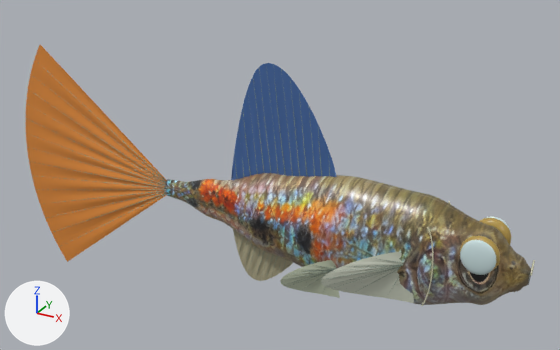
The glTF model assets/species/guppy-desktop.glb, before and after one commit.
One viewpoint serves both versions: a camera (50 mm lens) standing at (0.348, -0.612, 0.35) and looking at (-0.003, 0.028, 0.03). Every picture has the same lights, and +X, +Y and +Z are marked at lower left. The older version comes first. Vertices at exactly the same position are counted once.

The first picture shows 'anal', 'dorsal', 'dorsal-ray', 'eye-cornea--1', 'eye-iris--1', 'pectoral-right', 'pelvic-right', 'skin', 'tail' and 1 more.
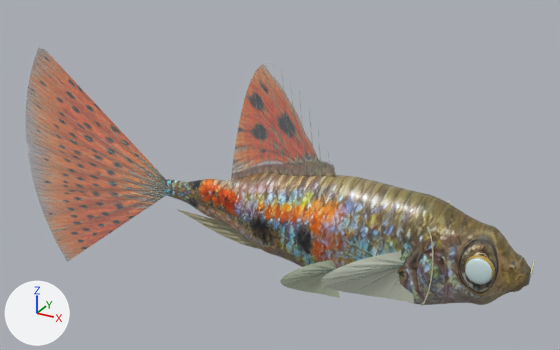
Edits to the bpy script that builds the scene:
```text
Add mat_fin_dorsal_002:
    mat_fin_dorsal_002 = principled_material('fin:dorsal.002')
    mat_fin_dorsal_002.texture = img_guppy_fin_dorsal  # with its transparency
    mat_fin_dorsal_002.roughness = 0.4
    mat_fin_dorsal_002.coat_weight = 0.18
    mat_fin_dorsal_002.coat_roughness = 0.24
Change me_dorsal:
    remove me_dorsal.from_pydata(...)  # 437 vertices, 790 faces; spans x -0.0454..0.0737, y -0.0011..0.0011, z 0.024..0.1551
    add me_dorsal.from_pydata(...)  # 431 vertices, 780 faces; spans x -0.0454..0.0737, y -0.0011..0.0011, z 0.024..0.1551
    me_dorsal part 1: 770 faces spanning x -0.0434..0.0737, y -0.0011..0.0011, z 0.025..0.1551 switch from mat_fin_dorsal (blue #4267a1) to mat_fin_dorsal_002 (picture img_guppy_fin_dorsal)
    edits to the shape of me_dorsal do not show in these pictures
Change me_anal:
    remove me_anal.from_pydata(...)  # 437 vertices, 790 faces; spans x -0.0454..0.0314, y -0.0011..0.0011, z -0.0841..-0.024
    add me_anal.from_pydata(...)  # 441 vertices, 790 faces; spans x -0.1174..0.0314, y -0.0011..0.0011, z -0.0456..-0.024
    me_anal part 2: 396 vertices removed from x -0.0454..0.0294, y -0.0011..0.0011, z -0.0841..-0.024; 400 vertices added at x -0.1174..0.0293, y -0.0011..0.0011, z -0.0456..-0.024
Change me_tail:
    where me_tail.from_pydata(...)  # 583 vertices, 1040 faces; spans x -0.33..-0.126, y -0.003..0.001, z -0.138..0.138
    remove me_tail.materials.append(mat_fin_caudal)  # orange #e18b37
    me_tail part 3: texture (UV) coordinates of 1040 of 1040 faces, centred in x -0.323..-0.131, y -0.003..0.001, z -0.132..0.13, changed; they spanned u 0.0..1.0, v 0.0..1.0 and now span u 0.0..1.0, v 0.0..1.0
    add me_tail.materials.append(mat_fin_caudal_002)  # picture img_guppy_fin_caudal
Change me_eye_iris__1:
    remove me_eye_iris__1.from_pydata(...)  # 532 vertices, 1056 faces; spans x 0.2003..0.2351, y -0.0266..0.0266, z 0.0031..0.0379
    add me_eye_iris__1.from_pydata(...)  # 532 vertices, 1056 faces; spans x 0.2066..0.2327, y -0.0273..0.0273, z -0.005..0.0211
    me_eye_iris__1 part 4: the loose piece of 266 vertices spanning x 0.2003..0.2351, y 0.0119..0.0266, z 0.0031..0.0379 is scaled about its middle by 0.748, then moved by (0.002, 0.0026, -0.0125)
    me_eye_iris__1 part 5: the loose piece of 266 vertices spanning x 0.2003..0.2351, y -0.0266..-0.0119, z 0.0031..0.0379 is scaled about its middle by 0.748, then moved by (0.002, -0.0026, -0.0125)
Change me_eye_cornea__1:
    remove me_eye_cornea__1.from_pydata(...)  # 532 vertices, 1056 faces; spans x 0.202..0.2333, y -0.029..0.029, z 0.004..0.0371
    add me_eye_cornea__1.from_pydata(...)  # 532 vertices, 1056 faces; spans x 0.208..0.2314, y -0.0291..0.0291, z -0.0043..0.0204
    me_eye_cornea__1 part 6: the loose piece of 266 vertices spanning x 0.202..0.2333, y 0.021..0.029, z 0.004..0.0371 is scaled about its middle by 0.748, then moved by (0.002, 0.0012, -0.0125)
    me_eye_cornea__1 part 7: the loose piece of 266 vertices spanning x 0.202..0.2333, y -0.029..-0.021, z 0.004..0.0371 is scaled about its middle by 0.748, then moved by (0.002, -0.0012, -0.0125)
```

Changed parts and their boxes [x1, y1, x2, y2] in the pictures (560 x 350 px; the box of a moved part takes in the faces that stretch with it):
'tail', recoloured, surface changed
    both: [26, 48, 166, 261]
'dorsal', reshaped
    before: [231, 63, 337, 180]
    after: [231, 64, 336, 180]
'anal', reshaped
    before: [233, 229, 293, 281]
    after: [178, 210, 259, 249]
'eye-cornea--1', reshaped
    before: [460, 216, 511, 275]
    after: [465, 258, 492, 284]
'eye-iris--1', reshaped
    before: [460, 218, 511, 271]
    after: [465, 255, 495, 282]
part 1 of me_dorsal, recoloured (blue to brown)
    both: [232, 64, 336, 180]
part 4 of me_eye_iris__1, moved or reshaped (not visible afterwards)
    before: [480, 218, 511, 244]
part 5 of me_eye_iris__1, moved or reshaped
    before: [460, 236, 500, 271]
    after: [465, 255, 495, 282]
part 6 of me_eye_cornea__1, moved or reshaped (not visible afterwards)
    before: [486, 216, 511, 233]
part 7 of me_eye_cornea__1, moved or reshaped
    before: [460, 240, 496, 275]
    after: [465, 258, 492, 284]
